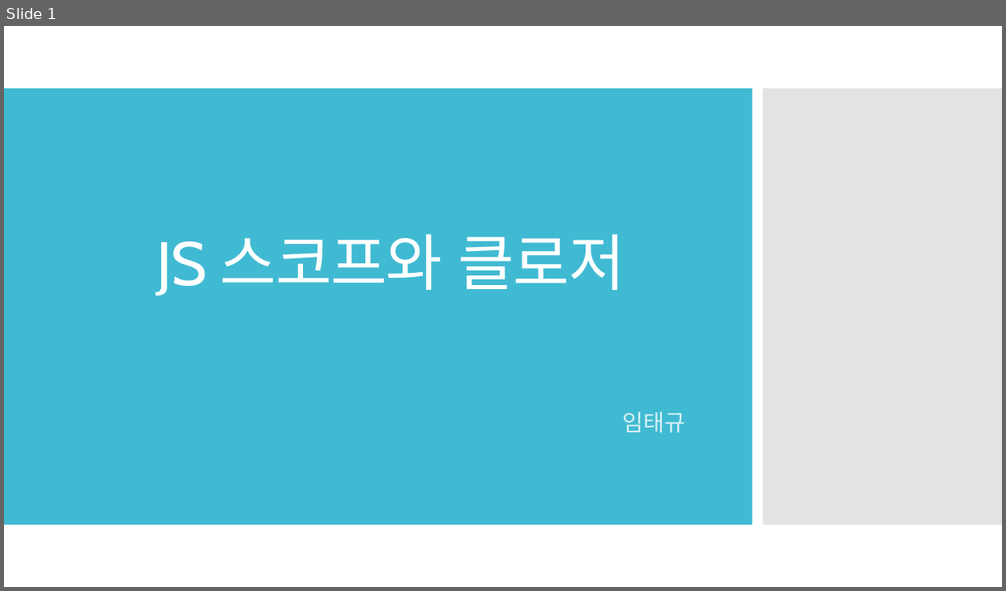
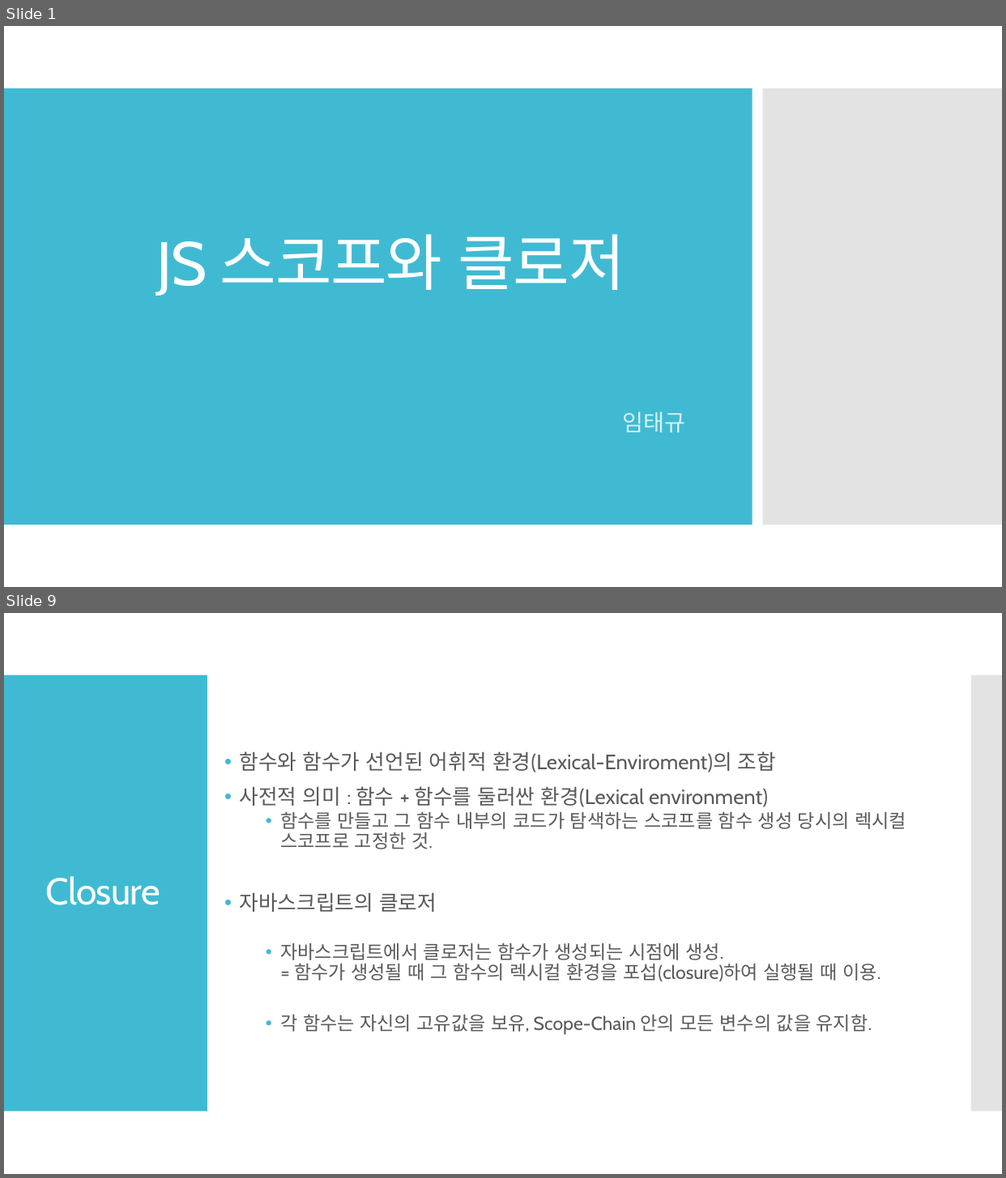
Before and after one commit to Laon63/Study_Javascript, a slide deck: JS 스코프와 클로저.pptx. Shown one above the other, each under a label of ours: slide 1 before the commit, slides 1 and 9 after it; the slides between them are not shown. The pictures are 1006x591 and 1006x1178 pixels, drawn with LibreOffice and Linux fonts; fonts in the diff are those of the drawing. Boxes give left, top, right and bottom in pixels: in the first picture for what was removed or moved away, otherwise in the second. Text is boxed around its words. In the diff, an @@ line names an element or a change of style, - is before the commit and + after.

```diff
--- a/JS 스코프와 클로저.pptx
+++ b/JS 스코프와 클로저.pptx
@@ slide 9 added at (x1=4, y1=613, x2=1002, y2=1174), background #FFFFFF @@
@@ rectangle added at (x1=4, y1=675, x2=207, y2=1112), fill #40BAD2 @@
@@ rectangle added at (x1=971, y1=675, x2=1002, y2=1112), fill #C8C8C8 at 50% opacity @@
@@ text added at (x1=240, y1=752, x2=906, y2=1035), 18 pt, text #595959 @@
+• 함수와 함수가 선언된 어휘적 환경(Lexical-Enviroment)의 조합
+• 사전적 의미 : 함수 + 함수를 둘러싼 환경(Lexical environment)
+  • 함수를 만들고 그 함수 내부의 코드가 탐색하는 스코프를 함수 생성 당시의 렉시컬 스코프로 고정한 것.
+• 자바스크립트의 클로저
+  • 자바스크립트에서 클로저는 함수가 생성되는 시점에 생성.
+    = 함수가 생성될 때 그 함수의 렉시컬 환경을 포섭(closure)하여 실행될 때 이용.
+  • 각 함수는 자신의 고유값을 보유, Scope-Chain 안의 모든 변수의 값을 유지함.
@@ title added at (x1=46, y1=876, x2=160, y2=905), 36 pt, text #FFFFFF @@
+Closure
```
Also in this commit, not shown: 5 slides changed, 7 other slides added, 1 slide removed.
